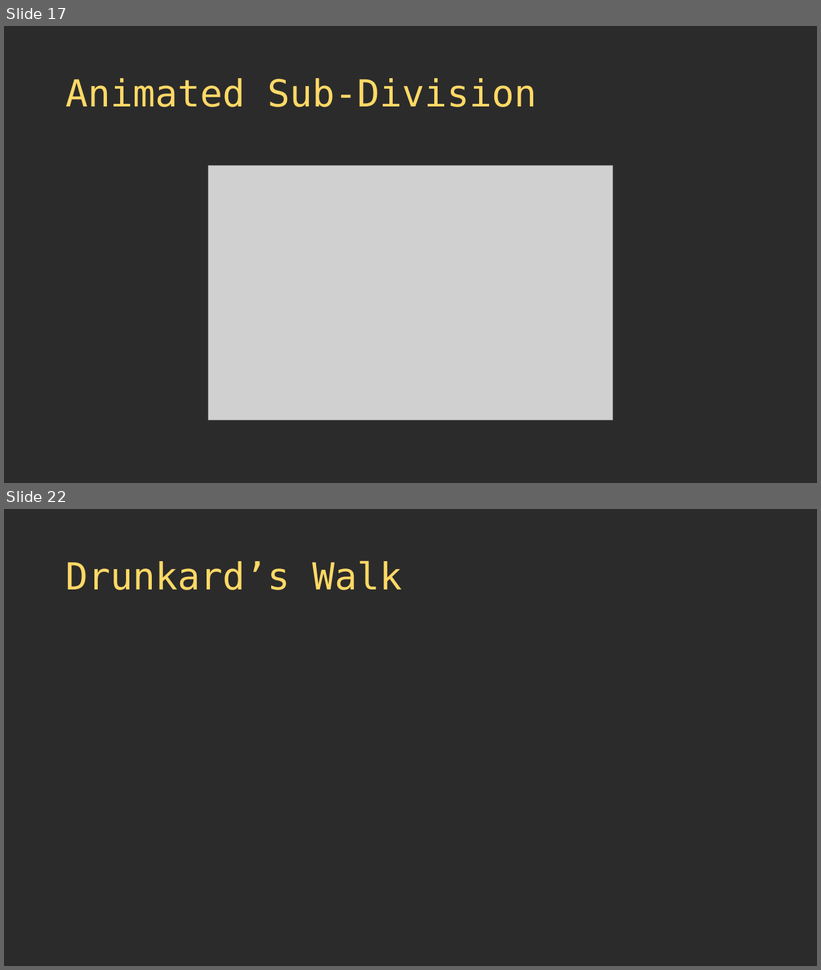
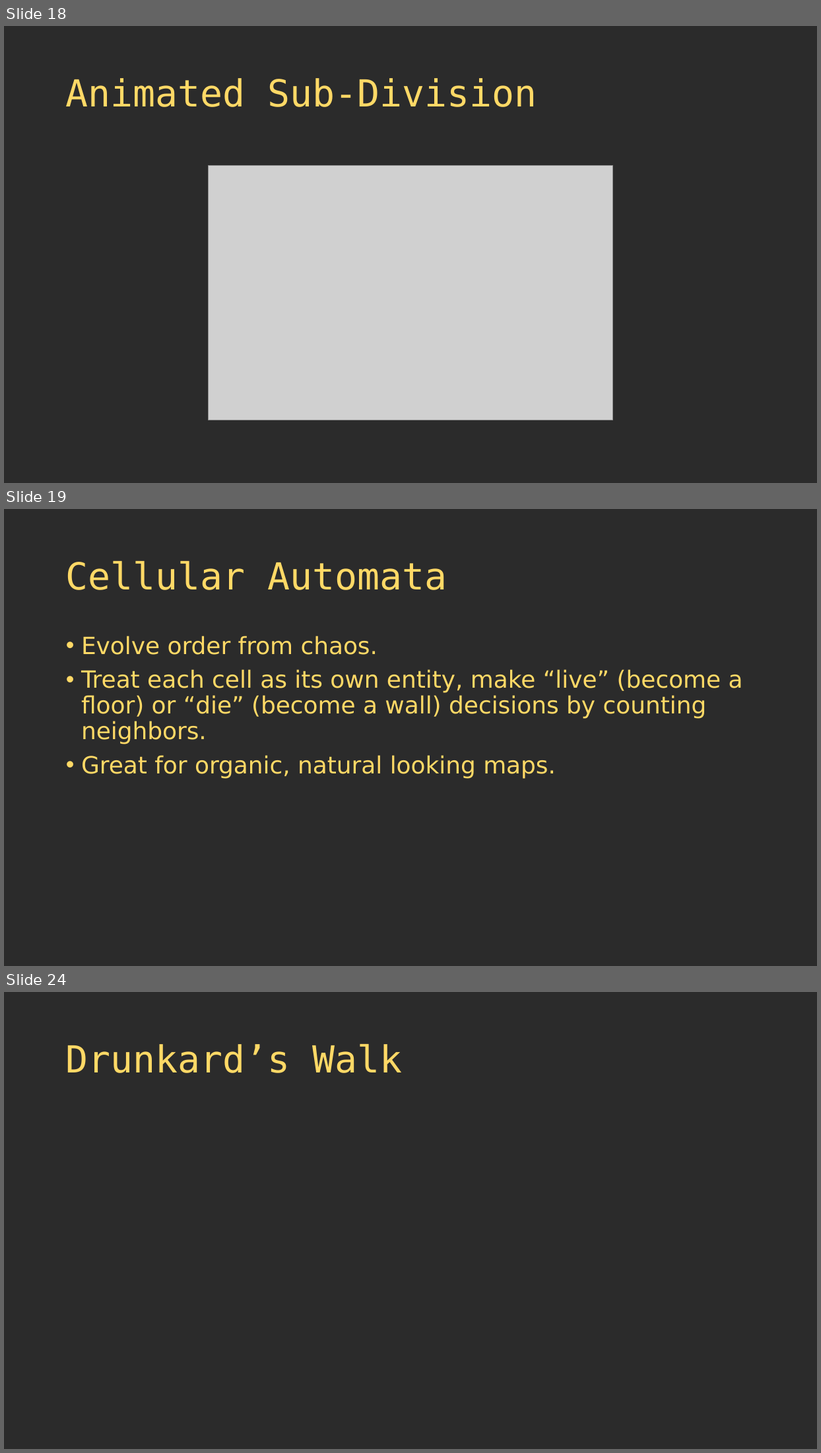
Before and after one commit to thebracket/roguelike-celebration-2020, a slide deck: Procedural Map Generation Techniques.pptx. Shown one above the other, each under a label of ours: slides 17 and 22 before the commit, slides 18, 19 and 24 after it; the slides between them are not shown. The pictures are 821x970 and 821x1453 pixels, drawn with LibreOffice and Linux fonts; fonts in the diff are those of the drawing; grey boxes stand for pictures; background and template pictures are left out; a plain dark background stands for a picture behind light text. Boxes give left, top, right and bottom in pixels: in the first picture for what was removed or moved away, otherwise in the second. Text is boxed around its words. In the diff, an @@ line names an element or a change of style, - is before the commit and + after.

Commit message:
Cellular Automata

```diff
--- a/Procedural Map Generation Techniques.pptx
+++ b/Procedural Map Generation Techniques.pptx
@@ slide 19 added at box(4, 509, 817, 966), background picture (left out) @@
@@ title added at box(66, 561, 448, 590), 44 pt, text #FFD966 @@
+Cellular Automata
@@ text added at box(81, 636, 743, 779), 28 pt, text #FFD966 @@
+• Evolve order from chaos.
+• Treat each cell as its own entity, make “live” (become a floor) or “die” (become a wall) decisions by counting neighbors.
+• Great for organic, natural looking maps.
@@ what was slide 17 is now slide 18 @@
@@ what was slide 22 is now slide 24 @@
```
Also in this commit, not shown: 2 slides changed, 4 other slides added, 3 slides removed, 6 other files.
